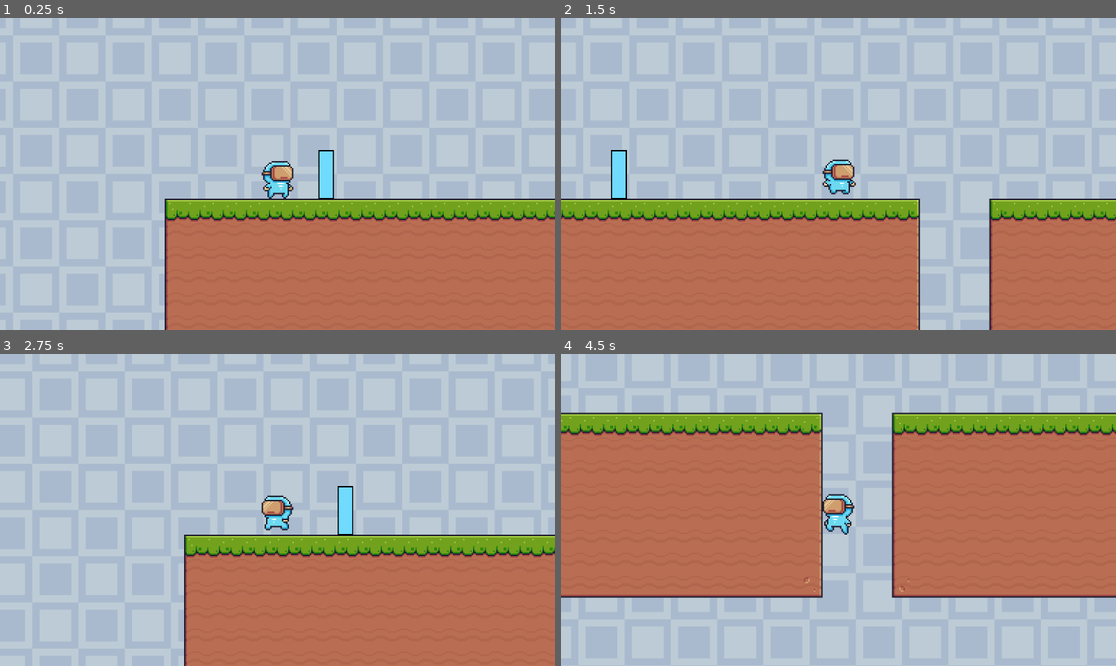
Above: before the commit, frames 1-4 (two rows, left to right).
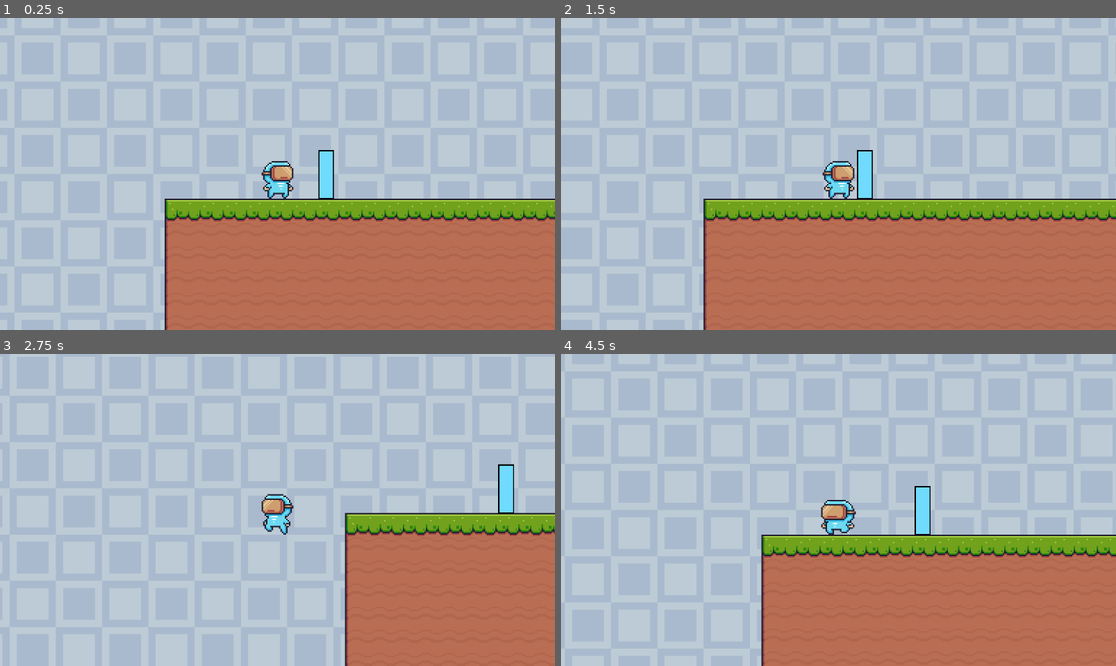
Above: after the commit, the same moments.

Repository: Zarlden/Syncronauts
Game: Godot game, scene res://Level/level_1.tscn
Same seed, same stepped clock (60 frames per second), same inputs: the game is played once before the commit and once after it.
Inputs:
- Up to frame 1 (0.25 s): no input
- Up to frame 2 (1.5 s): hold D (Right) from 0.53 s (still down); tap Space (Jump) at 0.77 s
- Up to frame 3 (2.75 s): tap Space (Jump) at 1.52 s; release D (Right) at 2.03 s; hold A (Left) from 2.03 s (still down)
- Up to frame 4 (4.5 s): release A (Left) at 2.78 s; hold D (Right) 2.78-4.28 s; tap Space (Jump) at 3.02, 3.77 s; hold A (Left) from 4.28 s (still down)

The runs differ from the first frame. In frame 2, 19% of the frame differs, in the area x 0-100%, y 42-100%; in frame 3, 19%; in frame 4, 63%, in the area x 0-100%, y 18-100%.

Commit message:
prev change is a mistake

Diff:
--- a/Interactable_Objects/Barrier/Barrier.gd
+++ b/Interactable_Objects/Barrier/Barrier.gd
@@ -2,5 +2,5 @@
 
 func _on_body_entered(body):
 	if body is Player:
-		if body.colour != Barrier.COLOR:
+		if body.colour == Barrier.COLOR:
 			$BarrierShape/CollisionShape2D.set_deferred("disabled", true)
--- a/Level/level_1.tscn
+++ b/Level/level_1.tscn
@@ -460,9 +460,9 @@
 [node name="Level_1" instance=ExtResource("1_tu8dm")]
 
 [node name="TextureRect" type="TextureRect" parent="." index="0"]
-offset_left = -601.0
+offset_left = -600.0
 offset_top = -385.0
-offset_right = 1536.0
+offset_right = 1537.0
 offset_bottom = 312.0
 texture = ExtResource("1_4rjkc")
 stretch_mode = 1
